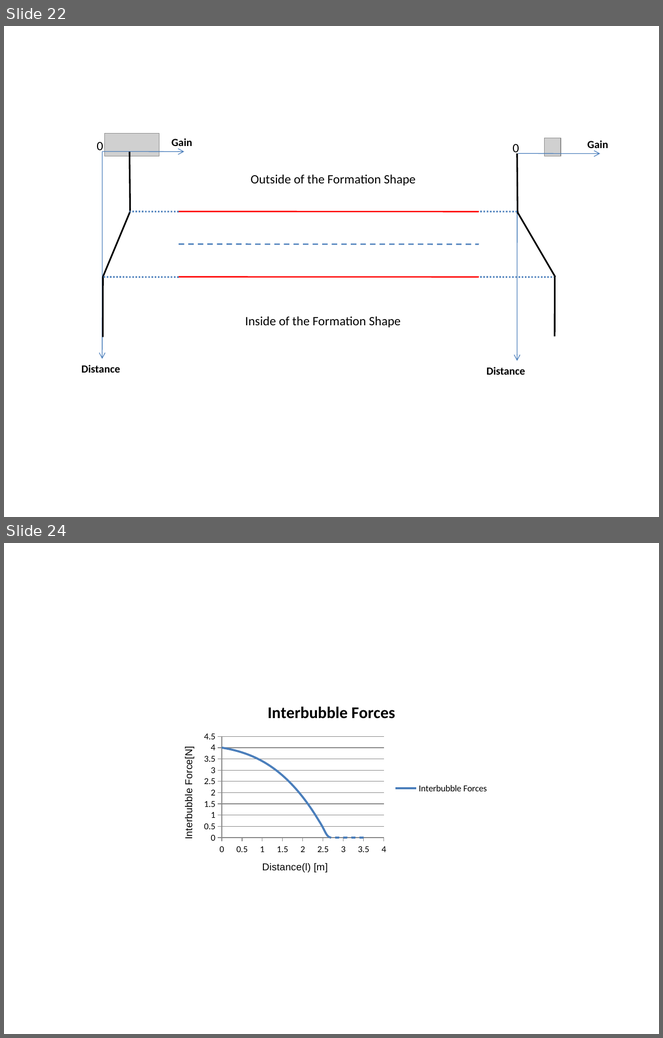
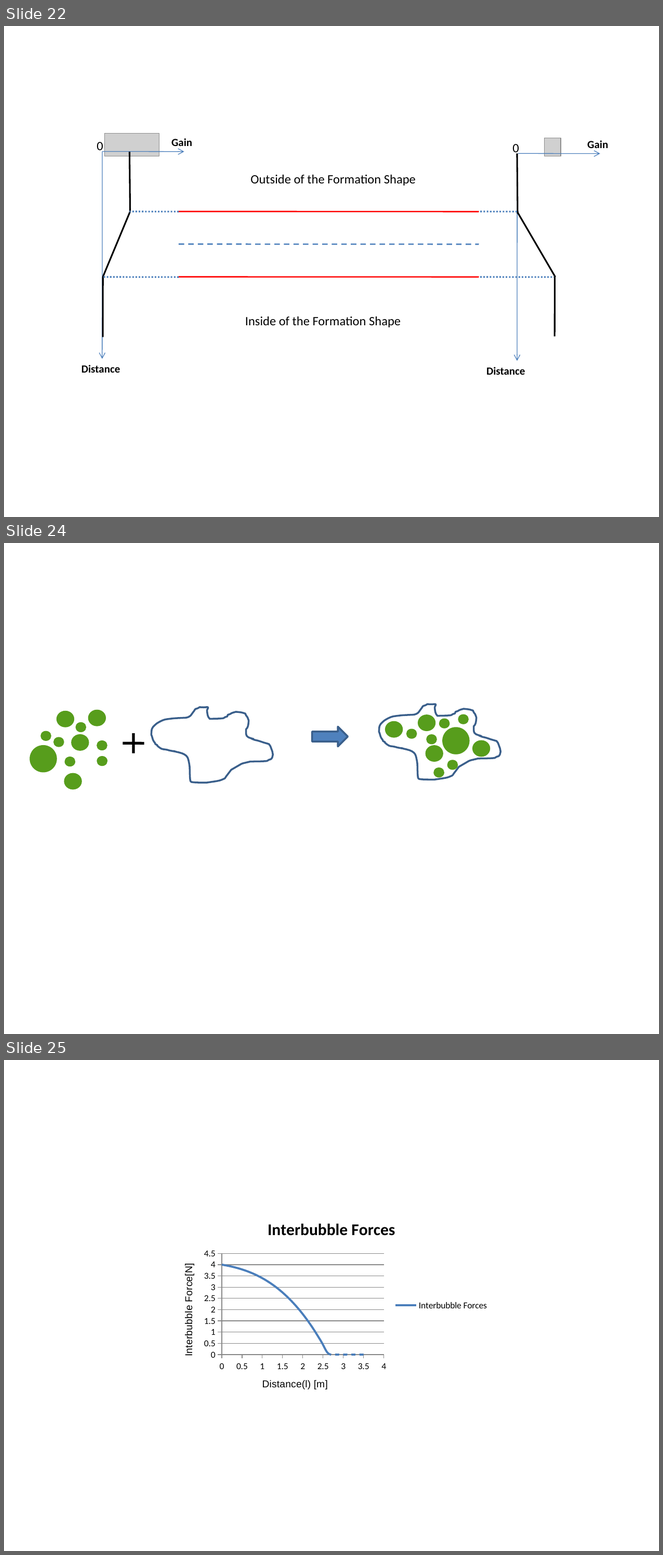
Before and after one commit to kadir4172/formation_control, a slide deck: Tez Çizimleri.pptx. Shown one above the other, each under a label of ours: slides 22 and 24 before the commit, slides 22, 24 and 25 after it; the slides between them are not shown. The pictures are 663x1038 and 663x1555 pixels, drawn with LibreOffice and Linux fonts; fonts in the diff are those of the drawing; grey boxes stand for pictures. Boxes give left, top, right and bottom in pixels: in the first picture for what was removed or moved away, otherwise in the second. Text is boxed around its words. In the diff, an @@ line names an element or a change of style, - is before the commit and + after.

```diff
--- a/Tez Çizimleri.pptx
+++ b/Tez Çizimleri.pptx
@@ slide 24 added at (4, 543, 659, 1034), background #FFFFFF @@
@@ ellipse added at (57, 711, 74, 727), fill #579D1C @@
@@ ellipse added at (88, 710, 105, 727), fill #579D1C @@
@@ freeform shape added at (152, 707, 273, 783), outline #3A5F8C 2 pt @@
@@ freeform shape added at (379, 704, 501, 780), outline #3A5F8C 2 pt @@
@@ ellipse added at (75, 722, 86, 732), fill #579D1C @@
@@ right arrow added at (312, 727, 348, 746), fill #4F81BD, outline #3A5F8C 2 pt @@
@@ ellipse added at (385, 721, 403, 737), fill #579D1C @@
@@ ellipse added at (406, 729, 417, 739), fill #579D1C @@
@@ ellipse added at (418, 715, 436, 731), fill #579D1C @@
@@ ellipse added at (439, 719, 450, 729), fill #579D1C @@
@@ ellipse added at (442, 727, 470, 755), fill #579D1C @@
@@ ellipse added at (458, 715, 468, 724), fill #579D1C @@
@@ ellipse added at (29, 745, 57, 773), fill #579D1C @@
@@ ellipse added at (41, 731, 51, 741), fill #579D1C @@
@@ ellipse added at (53, 737, 64, 747), fill #579D1C @@
@@ ellipse added at (71, 734, 89, 750), fill #579D1C @@
@@ ellipse added at (97, 741, 107, 750), fill #579D1C @@
@@ line added from (123, 744) to (144, 744), #000000 3 pt @@
@@ line added from (133, 734) to (133, 753), #000000 3 pt @@
@@ ellipse added at (425, 745, 443, 762), fill #579D1C @@
@@ ellipse added at (427, 734, 437, 744), fill #579D1C @@
@@ ellipse added at (473, 740, 490, 757), fill #579D1C @@
@@ ellipse added at (65, 757, 75, 767), fill #579D1C @@
@@ ellipse added at (97, 756, 107, 766), fill #579D1C @@
@@ ellipse added at (448, 760, 458, 770), fill #579D1C @@
@@ ellipse added at (64, 773, 82, 789), fill #579D1C @@
@@ ellipse added at (434, 768, 444, 778), fill #579D1C @@
@@ what was slide 24 is now slide 25 @@
```
Also in this commit, not shown: 2 slides changed, 1 other slide added, 1 slide removed, 7 other files.
